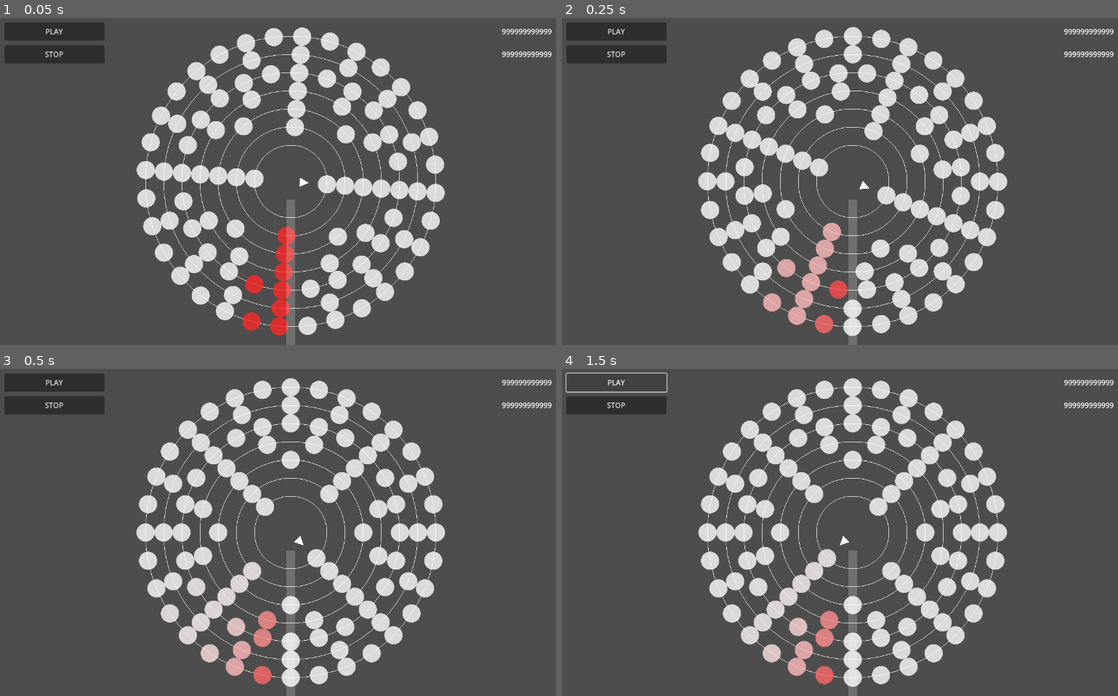
Above: before the commit, frames 1-4 (two rows, left to right).
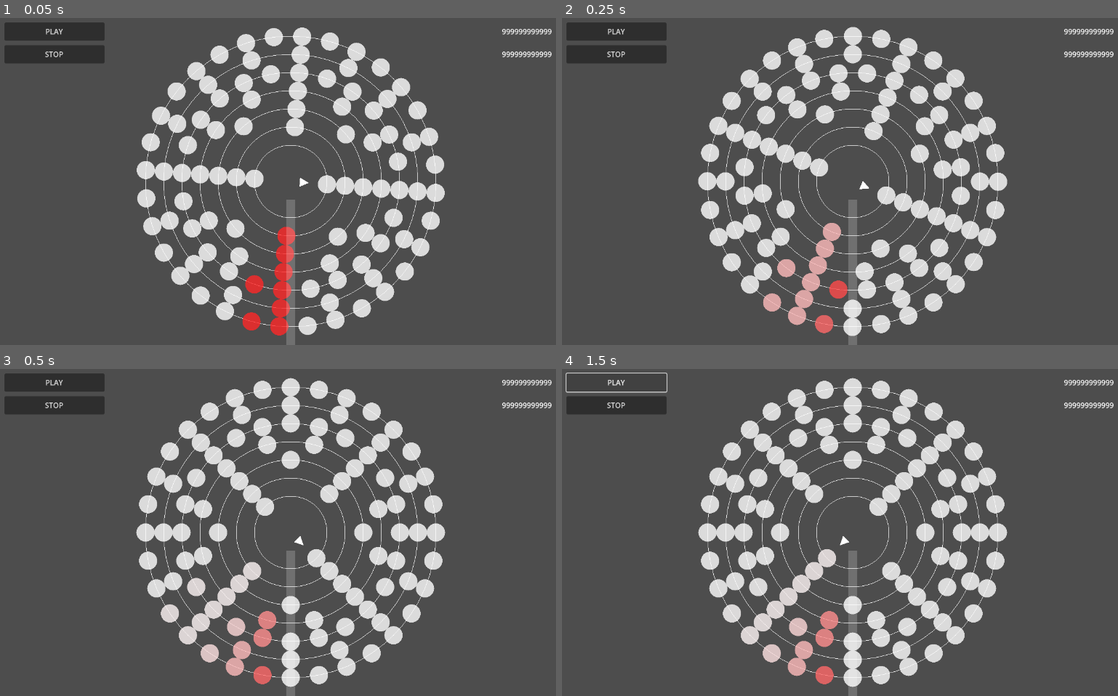
Above: after the commit, the same moments.

Repository: kamikoloss/syzygy
Game: Godot game, scene res://scenes/main.tscn
Two runs of this game, one before a commit and one after it. Both use one fixed random seed, a clock stepped at 60 frames per second and the inputs below.
Inputs:
- Up to frame 1 (0.05 s): no input
- Up to frame 2 (0.25 s): no input
- Up to frame 3 (0.5 s): no input
- Up to frame 4 (1.5 s): click "PLAY" at 0.5 s; click "PLAY" at 1.25 s

The runs differ from the first frame. In frame 1, 0.2% of the frame differs, in the area x 26-79%, y 6-94%; in frame 2, nothing differs; in frame 3, nothing differs; in frame 4, nothing differs.

Commit message:
update Rail to rotate only Chips

Diff:
--- a/scenes/rail.gd
+++ b/scenes/rail.gd
@@ -4,6 +4,8 @@
 @export var circle_radius := 320.0 # px
 @export var rotate_speed := 1.0 # rotates / sec
 @export var holder_count := 4
+
+@export var chips_parent: Control
 
 @export var chip_scene: PackedScene
 
@@ -25,12 +27,12 @@
         var pos := Vector2(cos(rad) * circle_radius, sin(rad) * circle_radius)
         var chip: Chip = chip_scene.instantiate()
         chip.position = pos
-        add_child(chip)
+        chips_parent.add_child(chip)
 
 
 func start_rotate() -> void:
     var duration := 1.0 / rotate_speed
     _tween_rotate = create_tween()
     _tween_rotate.set_loops()
-    _tween_rotate.tween_property(self, "rotation_degrees", 360.0, duration)
-    _tween_rotate.tween_callback(func(): rotation_degrees = 0.0)
+    _tween_rotate.tween_property(chips_parent, "rotation_degrees", 360.0, duration)
+    _tween_rotate.tween_property(chips_parent, "rotation_degrees", 0.0, 0)
--- a/scenes/rail.tscn
+++ b/scenes/rail.tscn
@@ -4,13 +4,17 @@
 [ext_resource type="Texture2D" uid="uid://gwvgv6li7dbj" path="res://textures/base_triangle.svg" id="2_d273v"]
 [ext_resource type="PackedScene" uid="uid://b185sasx51q0n" path="res://scenes/chip.tscn" id="2_stgit"]
 
-[node name="Rail" type="Control"]
+[node name="Rail" type="Control" node_paths=PackedStringArray("chips_parent")]
 layout_mode = 3
 anchors_preset = 0
 script = ExtResource("1_6f37g")
+chips_parent = NodePath("Chips")
 chip_scene = ExtResource("2_stgit")
 
-[node name="TextureRect" type="TextureRect" parent="."]
+[node name="Chips" type="Control" parent="."]
+anchors_preset = 0
+
+[node name="TextureRect" type="TextureRect" parent="Chips"]
 layout_mode = 0
 offset_left = 40.0
 offset_top = -10.0
